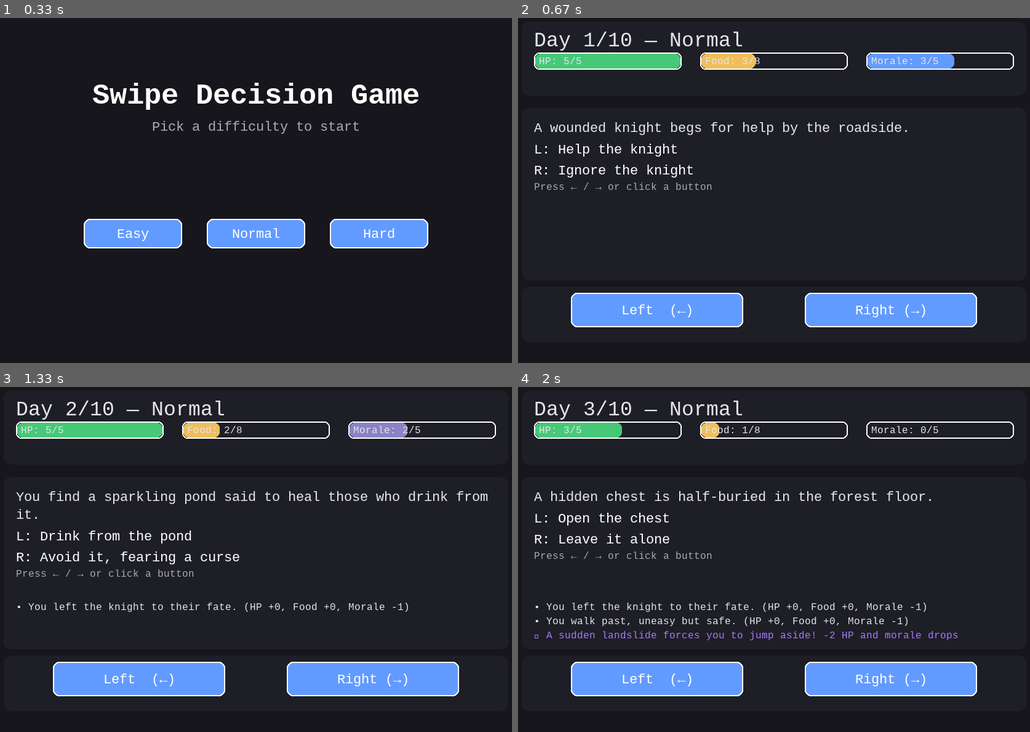
Above: before the commit, frames 1-4 (two rows, left to right).
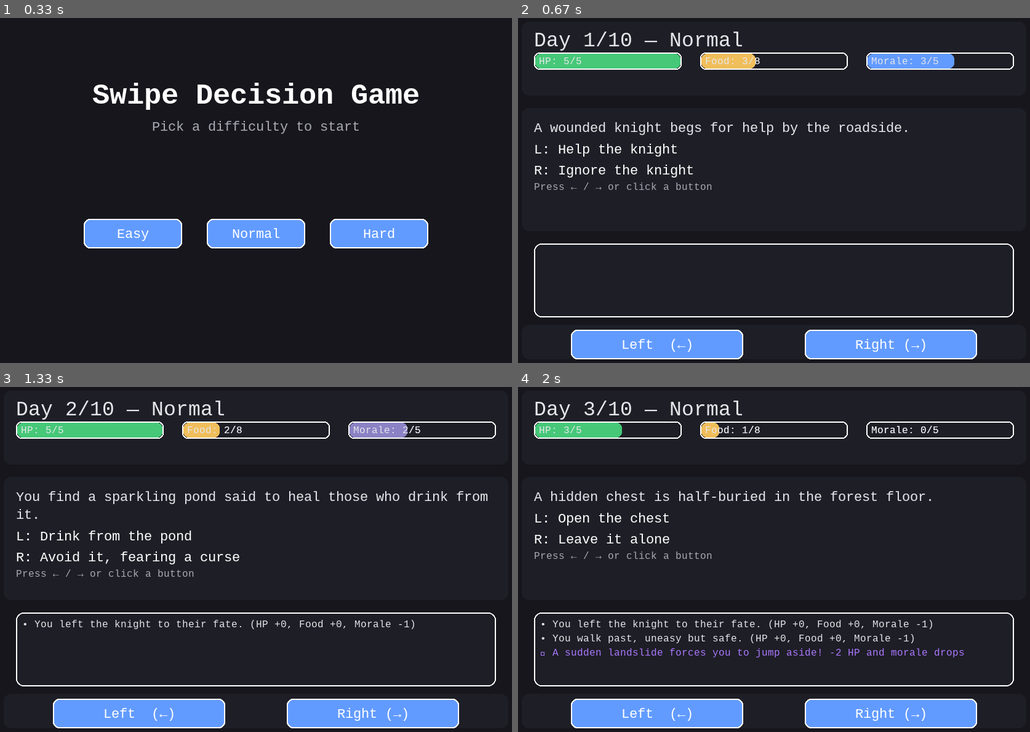
Above: after the commit, the same moments.

Repository: mistforged/swipe-decision-game-gui
Game: pygame game, started from gui_pygame/main.py
Same seed, same stepped clock (60 frames per second), same inputs: the game is played once before the commit and once after it.
Inputs:
- Up to frame 1 (0.33 s): no input
- Up to frame 2 (0.67 s): tap Enter at 0.33 s
- Up to frame 3 (1.33 s): hold Right 0.67-1.13 s; hold Up from 1.17 s (still down)
- Up to frame 4 (2 s): release Up at 1.47 s; hold Right 1.5-1.97 s

Frame 1 is identical in both runs. In frame 2, 13% of the frame differs, in the area x 3-97%, y 11-99%; in frame 3, 14%; in frame 4, 16%.

Commit message:
Updated Pygame template, HUD bars with flash, scrollable log panel. Initial finished version.

Diff:
--- a/gui_pygame/main.py
+++ b/gui_pygame/main.py
@@ -128,7 +128,99 @@
         if morale_delta:
             self.mor_bar.flash(morale_delta)
 
-
+# --- Scrollable log panel ---
+class LogPanel:
+    def __init__(self, rect, font, *, bg=PANEL, fg=TEXT, border=WHITE, spacing=4, pad=10):
+        self.rect = pygame.Rect(rect)
+        self.font = font
+        self.bg = bg
+        self.fg = fg
+        self.border = border
+        self.spacing = spacing
+        self.pad = pad
+        self.lines: list[tuple[str, pygame.Color]] = []
+        self.scroll = 0  # pixels from top
+        self._content_h = 0  # total rendered height
+
+        # scroll behavior
+        self.wheel_step = 24   # pixels per wheel "tick"
+        self.auto_follow = True  # stay at bottom when new lines added
+
+    def add_line(self, text: str, color: pygame.Color | None = None):
+        self.lines.append((text, color or self.fg))
+        # Precompute content height
+        self._content_h = 0
+        for t, _ in self.lines:
+            self._content_h += self.font.size(t)[1] + self.spacing
+        self._content_h = max(0, self._content_h - self.spacing)
+
+        # Auto-scroll to bottom when new content arrives
+        if self.auto_follow:
+            self.scroll = max(0, self._content_h - (self.rect.h - 2*self.pad))
+
+    def handle_event(self, event):
+        # Wheel up/down
+        if event.type == pygame.MOUSEWHEEL:
+            # In pygame: positive y = scroll up; negative y = scroll down
+            self.scroll -= event.y * self.wheel_step
+            self._clamp_scroll()
+            # if user scrolls manually, stop auto-follow
+            self.auto_follow = (self.scroll >= self._max_scroll() - 1)
+
+        elif event.type == pygame.KEYDOWN:
+            if event.key in (pygame.K_PAGEUP, pygame.K_UP):
+                self.scroll -= self.wheel_step
+                self._clamp_scroll()
+                self.auto_follow = False
+            elif event.key in (pygame.K_PAGEDOWN, pygame.K_DOWN):
+                self.scroll += self.wheel_step
+                self._clamp_scroll()
+                self.auto_follow = (self.scroll >= self._max_scroll() - 1)
+            elif event.key == pygame.K_END:
+                self.scroll = self._max_scroll()
+                self.auto_follow = True
+            elif event.key == pygame.K_HOME:
+                self.scroll = 0
+                self.auto_follow = False
+
+    def _max_scroll(self):
+        visible_h = self.rect.h - 2*self.pad
+        return max(0, self._content_h - visible_h)
+
+    def _clamp_scroll(self):
+        self.scroll = max(0, min(self.scroll, self._max_scroll()))
+
+    def draw(self, surf):
+        # Panel background
+        pygame.draw.rect(surf, self.bg, self.rect, border_radius=12)
+        pygame.draw.rect(surf, self.border, self.rect, 2, border_radius=12)
+
+        # Viewport (clipped area)
+        clip = surf.get_clip()
+        inner = self.rect.inflate(-2*self.pad, -2*self.pad)
+        surf.set_clip(inner)
+
+        # Draw visible lines
+        y = inner.y - self.scroll
+        for text, color in self.lines:
+            img = self.font.render(text, True, color)
+            # only draw if intersects viewport
+            if y + img.get_height() >= inner.y and y <= inner.bottom:
+                surf.blit(img, (inner.x, y))
+            y += img.get_height() + self.spacing
+
+        surf.set_clip(clip)
+
+        # Scrollbar (tiny indicator on the right)
+        max_scroll = self._max_scroll()
+        if max_scroll > 0:
+            track = pygame.Rect(inner.right + 4, inner.y, 6, inner.h)
+            pygame.draw.rect(surf, (70,70,80), track, border_radius=3)
+            ratio = inner.h / (self._content_h if self._content_h else 1)
+            thumb_h = max(16, int(track.h * ratio))
+            thumb_y = int(track.y + (track.h - thumb_h) * (self.scroll / max_scroll))
+            thumb = pygame.Rect(track.x, thumb_y, track.w, thumb_h)
+            pygame.draw.rect(surf, (200,200,210), thumb, border_radius=3)
 
 # --------------- Small UI helpers ---------------
 class Button:
@@ -254,15 +346,19 @@
         self.difficulty = difficulty
         # Start engine run
         self.state = start_run(difficulty)
+
         self.hud = HUD(self.state)
+        self.log_panel = LogPanel((60, 400, WIDTH - 120, 120), FONT_SM)
+
         self.scenario = get_today_scenario(self.state)
         self.outcome_log = []  # last few strings for HUD
         # Buttons
-        self.btn_left  = Button((120, 480, 280, 56), "Left  (←)",  lambda: self.choose("L"))
-        self.btn_right = Button((WIDTH-120-280, 480, 280, 56), "Right (→)", lambda: self.choose("R"))
+        self.btn_left  = Button((120, 540, 280, 48), "Left  (←)",  lambda: self.choose("L"))
+        self.btn_right = Button((WIDTH-120-280, 540, 280, 48), "Right (→)", lambda: self.choose("R"))
 
     # Input handlers
     def handle_event(self, event):
+        self.log_panel.handle_event(event)
         self.btn_left.handle(event)
         self.btn_right.handle(event)
         if event.type == pygame.KEYDOWN:
@@ -281,17 +377,25 @@
 
 
         # Build a short line for the on-screen log
-        eff = outcome["effect"]
+        #eff = outcome["effect"]
         result = outcome["result"]
         tag = "✓" if result == "success" else ("×" if result == "failure" else "•")
         line = f"{tag} {outcome['log_text']} (HP {eff['hp']:+}, Food {eff['food']:+}, Morale {eff['morale']:+})"
-        self.outcome_log.append(line)
-        self.outcome_log = self.outcome_log[-6:]  # keep last 6 lines
+        #self.outcome_log.append(line)
+        #self.outcome_log = self.outcome_log[-6:]  # keep last 6 lines
+        color = TEXT
+        if tag == "✓": color = OK
+        elif tag == "×": color = BAD
+
+        self.log_panel.add_line(line, color)
+        # flash bars on deltas
+        #self.hud.flash_from_deltas(eff.get("hp",0), eff.get("food",0), eff.get("morale",0))
 
         # Surprise
         if outcome["surprise"]:
-            self.outcome_log.append(f"★ {outcome['surprise']['text']}")
-            self.outcome_log = self.outcome_log[-6:]
+            #self.outcome_log.append(f"★ {outcome['surprise']['text']}")
+            #self.outcome_log = self.outcome_log[-6:]
+            self.log_panel.add_line(f"★ {outcome['surprise']['text']}", PURPLE)
 
         # Transition?
         if outcome["death"] or outcome["won"]:
@@ -309,8 +413,8 @@
 
         # Panels
         pygame.draw.rect(surf, PANEL, (40, 40, WIDTH-80, 120), border_radius=12)     # HUD panel
-        pygame.draw.rect(surf, PANEL, (40, 180, WIDTH-80, 280), border_radius=12)    # Scenario panel
-        pygame.draw.rect(surf, PANEL, (40, 470, WIDTH-80, 90), border_radius=12)     # Buttons panel
+        pygame.draw.rect(surf, PANEL, (40, 180, WIDTH-80, 200), border_radius=12)    # Scenario panel
+        pygame.draw.rect(surf, PANEL, (40, 532, WIDTH-80, 56), border_radius=12)     # Buttons panel
 
         # Header
         head = FONT_LG.render(f"Day {self.state.day}/{self.state.num_days} — {self.difficulty.title()}", True, TEXT)
@@ -328,17 +432,20 @@
             surf,
             self.scenario["description"],
             FONT_MD, TEXT,
-            (60, 200, WIDTH-120, 130),
+            (60, 200, WIDTH-120, 120),
         )
         surf.blit(FONT_MD.render("L: " + self.scenario["left_choice"]["text"], True, WHITE), (60, y + 10))
         surf.blit(FONT_MD.render("R: " + self.scenario["right_choice"]["text"], True, WHITE), (60, y + 44))
         surf.blit(FONT_SM.render("Press ← / → or click a button", True, MUTED), (60, y + 74))
 
-        # Buttons
+        # HUD + Log + Buttons
+        self.hud.draw(surf)
+        self.log_panel.draw(surf)
         self.btn_left.draw(surf)
         self.btn_right.draw(surf)
 
-        # Recent outcome log (bottom-left)
+        # Initial block that renders self.outcome_log
+        """
         ly = 470 - 88
         for line in self.outcome_log[-5:]:
             color = TEXT
@@ -348,6 +455,7 @@
             img = FONT_SM.render(line, True, color)
             surf.blit(img, (60, ly))
             ly += img.get_height() + 4
+        """
 
 
 class GameOverScene(Scene):
